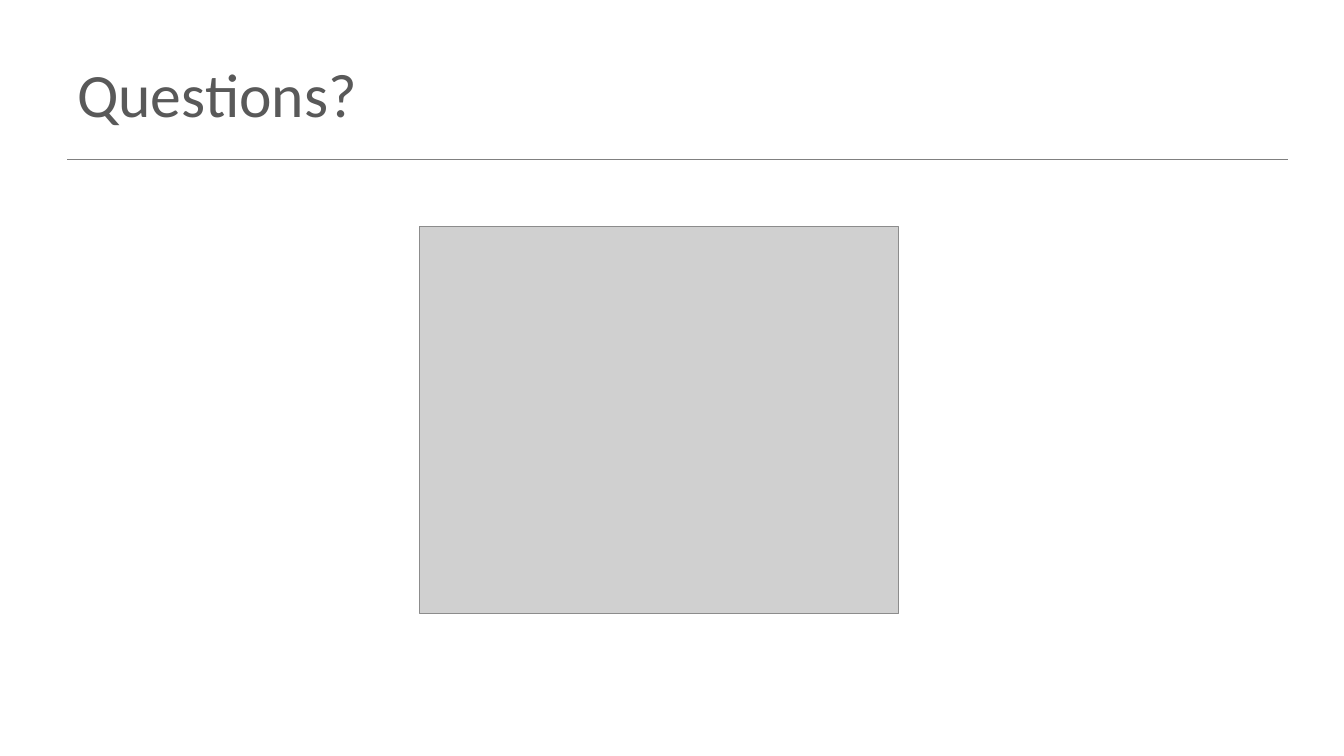
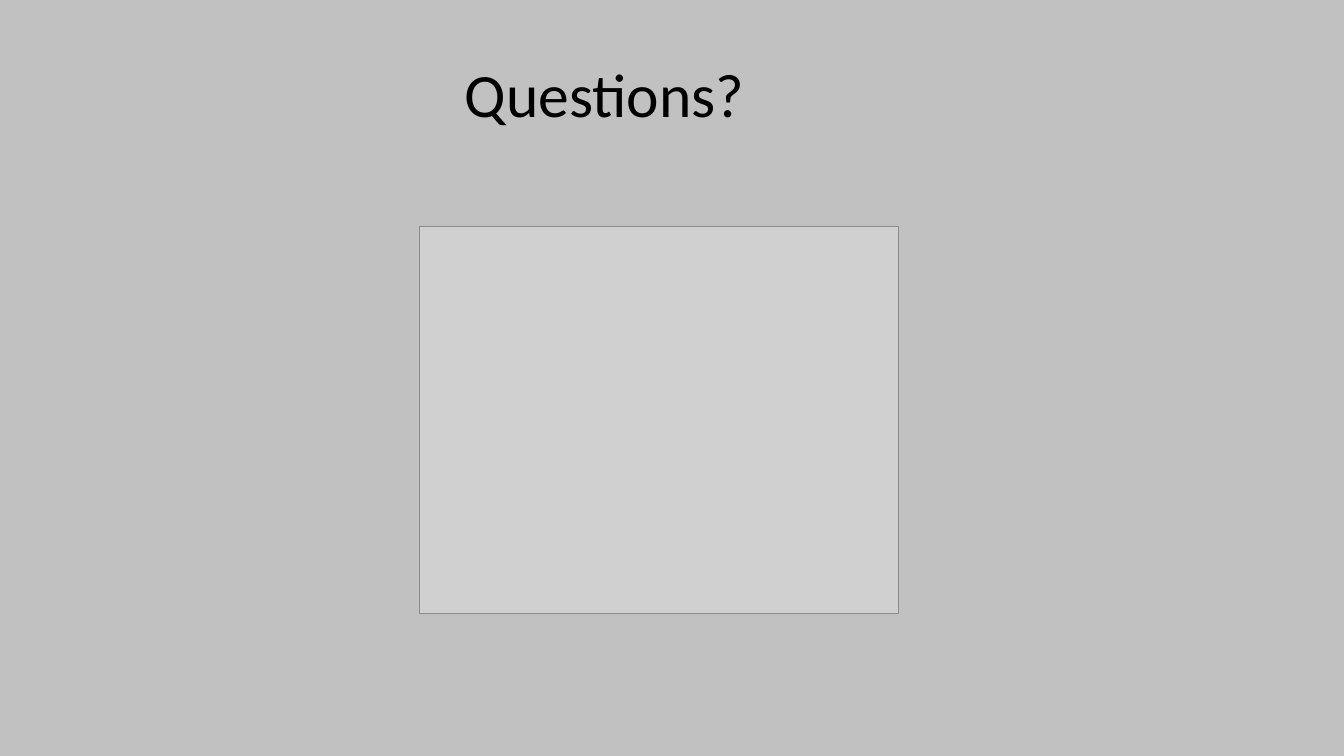
Before and after one commit to Programming-Fundamentals-SETU/prog-fund-1-sept-25, a slide deck: slide 13 of topic00-induction/unit-1/talk-1/a-intro-to-programming.pptx (slide 15 before the commit). Drawn at 1344x756 pixels with LibreOffice and Linux fonts; fonts in the diff are those of the drawing; grey boxes stand for pictures. Boxes give left, top, right and bottom in pixels: in the first picture for what was removed or moved away, otherwise in the second. Text is boxed around its words. In the diff, an @@ line names an element or a change of style, - is before the commit and + after.

Commit message:
change ppt

```diff
--- a/topic00-induction/unit-1/talk-1/a-intro-to-programming.pptx
+++ b/topic00-induction/unit-1/talk-1/a-intro-to-programming.pptx
@@ background #FFFFFF to #C1C1C1 @@
@@ title "Questions?": place and size @@
-title "Questions?" at (77,74,356,125)
+title "Questions?" at (465,74,744,125)
@@ title "Questions?" at (465,74,744,125): text colour #595959 to #000000; alignment left to centre @@
@@ line removed from (68, 159) to (1289, 159) @@
```
Also in this commit, not shown: 1 other slide changed, 3 slides added, 5 slides removed, 5 other files.
